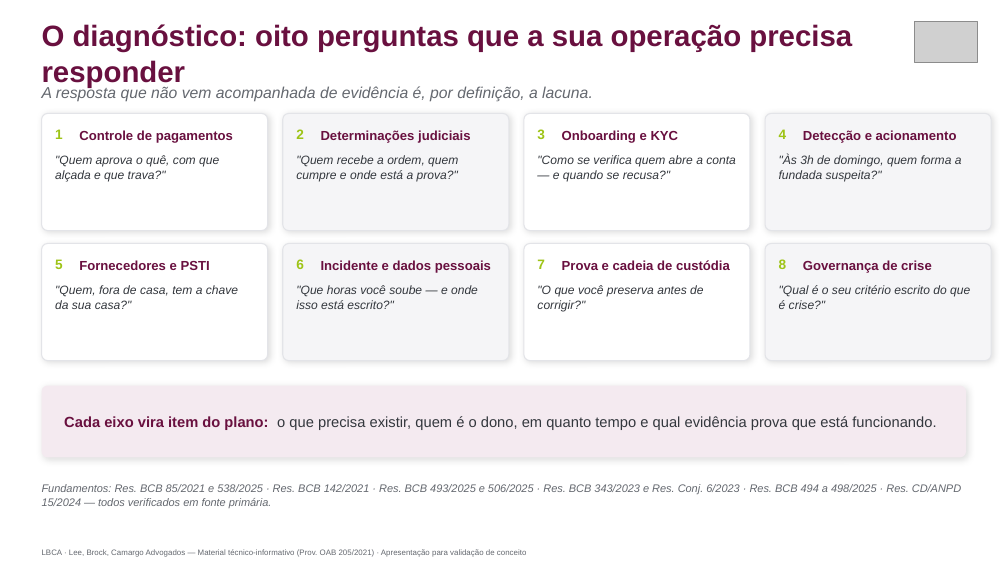
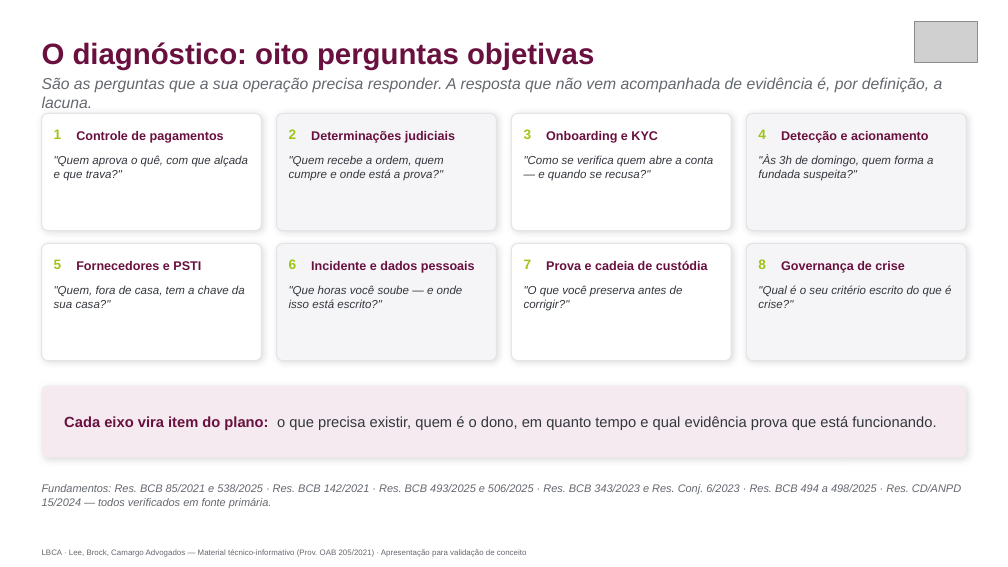
Before and after one commit to rivellione/rastro-vitrine-x9k4, a slide deck: slide 4 of Deck-Plano-Contingencia-LBCA.pptx. Drawn at 1008x567 pixels with LibreOffice and Linux fonts; fonts in the diff are those of the drawing; grey boxes stand for pictures. Boxes give left, top, right and bottom in pixels: in the first picture for what was removed or moved away, otherwise in the second. Text is boxed around its words. In the diff, an @@ line names an element or a change of style, - is before the commit and + after.

Commit message:
Deck: corrige estouro de margem nas grades e quebra do titulo do slide 4

```diff
--- a/Deck-Plano-Contingencia-LBCA.pptx
+++ b/Deck-Plano-Contingencia-LBCA.pptx
@@ text at [42, 42, 594, 70]: text changed @@
-O diagnóstico: oito perguntas que a sua operação precisa responder
+O diagnóstico: oito perguntas objetivas
@@ text at [42, 77, 943, 108]: text changed @@
-A resposta que não vem acompanhada de evidência é, por definição, a lacuna.
+São as perguntas que a sua operação precisa responder. A resposta que não vem acompanhada de evidência é, por definição, a lacuna.
@@ rounded rectangle: place and size @@
-rounded rectangle at [42, 113, 268, 231]
+rounded rectangle at [42, 113, 262, 231]
@@ rounded rectangle: place and size @@
-rounded rectangle at [283, 113, 509, 231]
+rounded rectangle at [277, 113, 497, 231]
@@ rounded rectangle: place and size @@
-rounded rectangle at [524, 113, 750, 231]
+rounded rectangle at [511, 113, 731, 231]
@@ rounded rectangle: place and size @@
-rounded rectangle at [765, 113, 991, 231]
+rounded rectangle at [746, 113, 966, 231]
@@ text "2": place and size @@
-text "2" at [296, 129, 304, 139]
+text "2" at [289, 129, 297, 139]
@@ text "Determinações judiciais": place and size @@
-text "Determinações judiciais" at [321, 130, 470, 143]
+text "Determinações judiciais" at [311, 131, 455, 143]
@@ text "3": place and size @@
-text "3" at [537, 129, 545, 139]
+text "3" at [524, 129, 532, 139]
@@ text "Onboarding e KYC": place and size @@
-text "Onboarding e KYC" at [562, 130, 679, 143]
+text "Onboarding e KYC" at [546, 131, 658, 143]
@@ text "4": place and size @@
-text "4" at [779, 129, 787, 139]
+text "4" at [758, 129, 766, 139]
@@ text "Detecção e acionamento": place and size @@
-text "Detecção e acionamento" at [803, 130, 957, 143]
+text "Detecção e acionamento" at [781, 131, 929, 143]
@@ text ""Quem recebe a ordem, quem ...": place and size @@
-text ""Quem recebe a ordem, quem ..." at [296, 155, 458, 181]
+text ""Quem recebe a ordem, quem ..." at [289, 155, 444, 181]
@@ text ""Como se verifica quem abre ...": place and size @@
-text ""Como se verifica quem abre ..." at [537, 155, 736, 181]
+text ""Como se verifica quem abre ..." at [524, 155, 713, 181]
@@ text ""Às 3h de domingo, quem ...": place and size @@
-text ""Às 3h de domingo, quem ..." at [779, 155, 962, 181]
+text ""Às 3h de domingo, quem ..." at [758, 155, 933, 181]
@@ rounded rectangle: place and size @@
-rounded rectangle at [42, 243, 268, 361]
+rounded rectangle at [42, 243, 262, 361]
@@ rounded rectangle: place and size @@
-rounded rectangle at [283, 243, 509, 361]
+rounded rectangle at [277, 243, 497, 361]
@@ text "6": place and size @@
-text "6" at [296, 259, 304, 269]
+text "6" at [289, 259, 297, 269]
@@ text "Incidente e dados pessoais": place and size @@
-text "Incidente e dados pessoais" at [321, 260, 491, 273]
+text "Incidente e dados pessoais" at [311, 261, 475, 273]
@@ rounded rectangle: place and size @@
-rounded rectangle at [524, 243, 750, 361]
+rounded rectangle at [511, 243, 731, 361]
@@ text "7": place and size @@
-text "7" at [537, 259, 545, 269]
+text "7" at [524, 259, 532, 269]
@@ text "Prova e cadeia de custódia": place and size @@
-text "Prova e cadeia de custódia" at [562, 260, 730, 270]
+text "Prova e cadeia de custódia" at [546, 260, 708, 270]
@@ rounded rectangle: place and size @@
-rounded rectangle at [765, 243, 991, 361]
+rounded rectangle at [746, 243, 966, 361]
@@ text "8": place and size @@
-text "8" at [779, 259, 787, 269]
+text "8" at [758, 259, 766, 269]
@@ size 12.5 to 12 pt in 8 elements at [76, 131, 224, 143], [76, 261, 201, 270], [311, 131, 455, 143], [311, 261, 475, 273], [546, 131, 658, 143], [546, 260, 708, 270], [781, 131, 929, 143], [781, 261, 904, 273] @@
@@ text "Governança de crise": place and size @@
-text "Governança de crise" at [803, 260, 932, 273]
+text "Governança de crise" at [781, 261, 904, 273]
@@ text ""Que horas você soube — ...": place and size @@
-text ""Que horas você soube — ..." at [296, 285, 478, 309]
+text ""Que horas você soube — ..." at [289, 285, 463, 308]
@@ text ""O que você preserva antes ...": place and size @@
-text ""O que você preserva antes ..." at [537, 285, 703, 311]
+text ""O que você preserva antes ..." at [524, 285, 683, 311]
@@ size 11.5 to 11 pt in 8 elements at [54, 155, 248, 181], [54, 285, 245, 308], [289, 155, 444, 181], [289, 285, 463, 308], [524, 155, 713, 181], [524, 285, 683, 311], [758, 155, 933, 181], [758, 285, 951, 308] @@
@@ text ""Qual é o seu critério ...": place and size @@
-text ""Qual é o seu critério ..." at [779, 285, 970, 309]
+text ""Qual é o seu critério ..." at [758, 285, 951, 308]
```
Also in this commit, not shown: 5 other slides changed.
